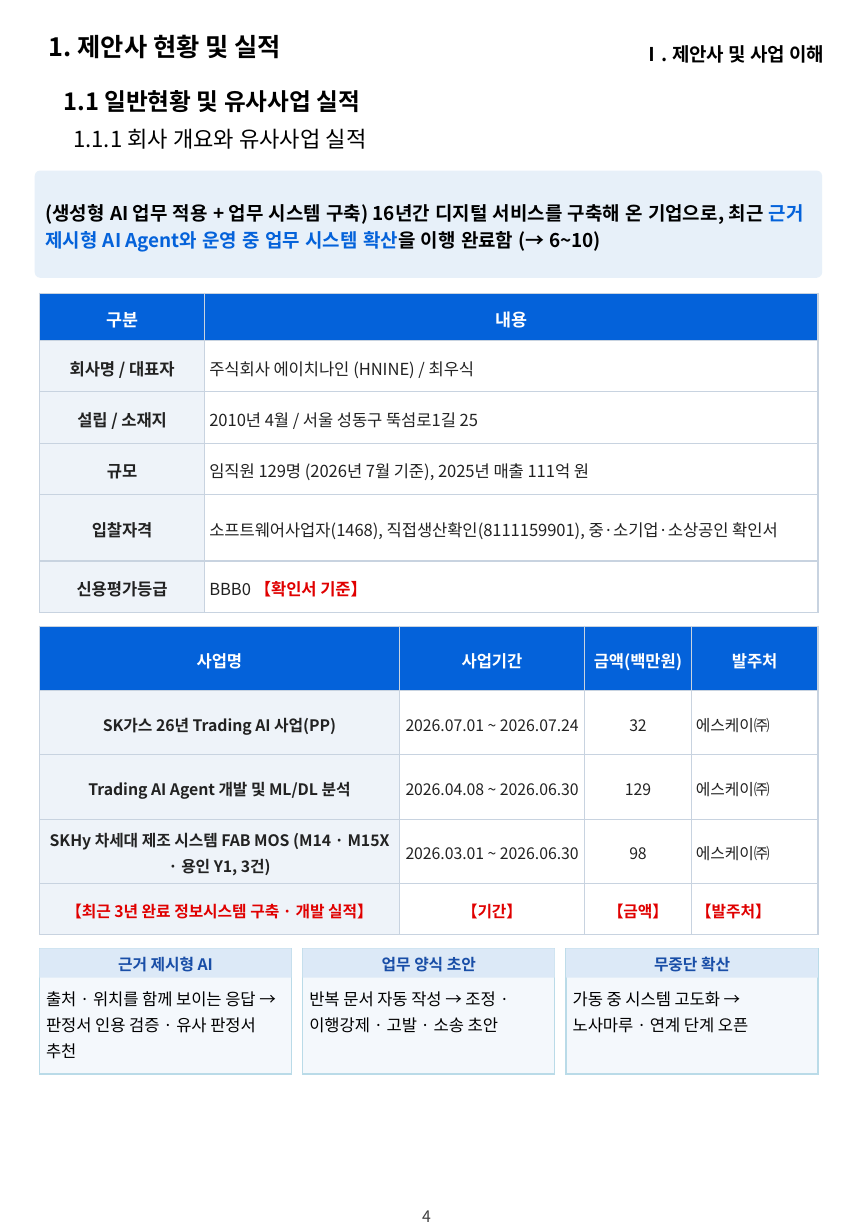
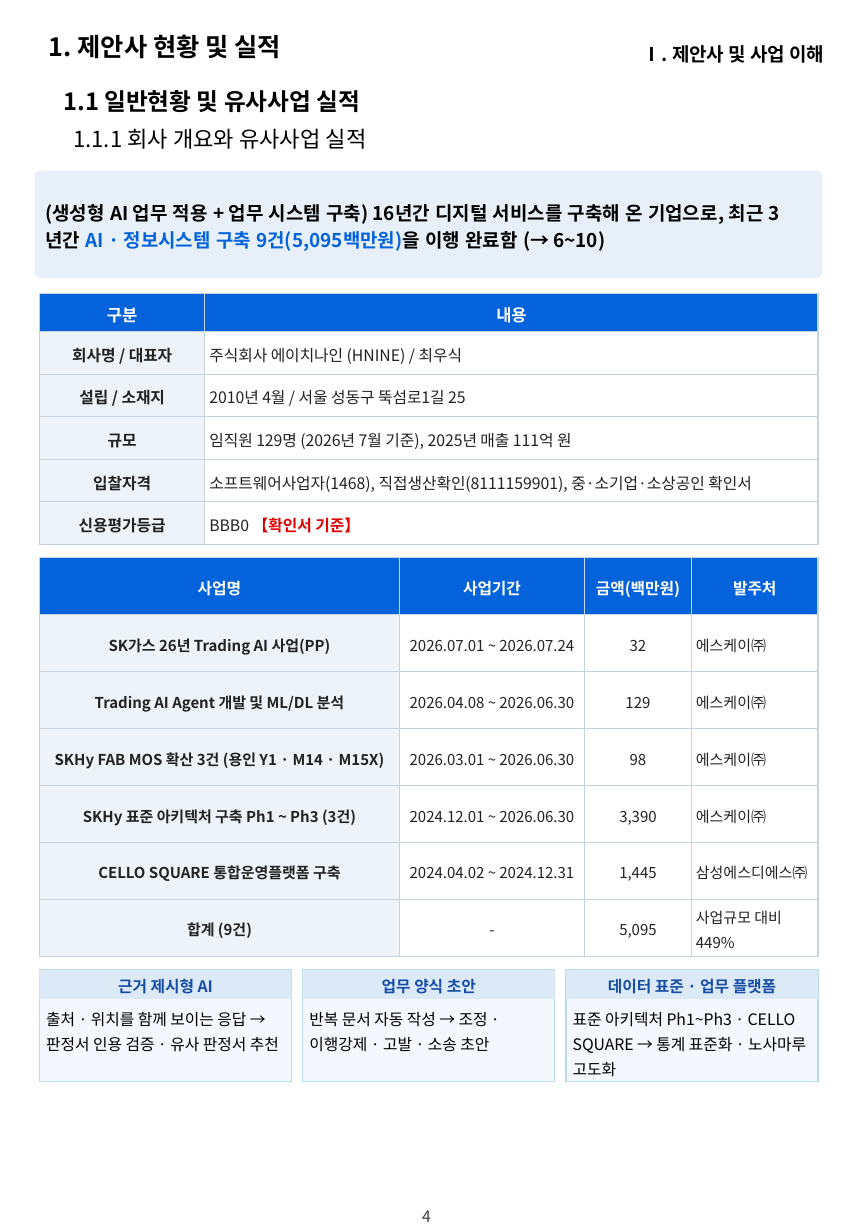
Before and after one commit to hwangsteeve-tech/hbjw, a slide deck: slide 4 of proposals/2026-11_nlrc-ai-labor-commission/nlrc_제안요약서.pptx. Drawn at 853x1232 pixels with LibreOffice and Linux fonts; fonts in the diff are those of the drawing; background and template pictures are left out. Boxes give left, top, right and bottom in pixels: in the first picture for what was removed or moved away, otherwise in the second. Text is boxed around its words. In the diff, an @@ line names an element or a change of style, - is before the commit and + after.

```diff
--- a/proposals/2026-11_nlrc-ai-labor-commission/nlrc_제안요약서.pptx
+++ b/proposals/2026-11_nlrc-ai-labor-commission/nlrc_제안요약서.pptx
@@ text in rounded rectangle at bbox=[45, 204, 764, 251]: text changed @@
-(생성형 AI 업무 적용 + 업무 시스템 구축) 16년간 디지털 서비스를 구축해 온 기업으로, 최근 근거 제시형 AI Agent와 운영 중 업무 시스템 확산을 이행 완료함 (→ 6~10)
+(생성형 AI 업무 적용 + 업무 시스템 구축) 16년간 디지털 서비스를 구축해 온 기업으로, 최근 3년간 AI · 정보시스템 구축 9건(5,095백만원)을 이행 완료함 (→ 6~10)
@@ table at bbox=[40, 293, 818, 545] @@
@@ size 11 to 10.5 pt in "구분", "내용" @@
@@ size 10.5 to 10 pt @@
@@ table at bbox=[40, 558, 819, 958] @@
-row 4: SKHy 차세대 제조 시스템 FAB MOS (M14 · M15X · 용인 Y1, 3건) | 2026.03.01 ~ 2026.06.30 | 98 | 에스케이㈜
-row 5: 【최근 3년 완료 정보시스템 구축 · 개발 실적】 | 【기간】 | 【금액】 | 【발주처】
+row 4: SKHy FAB MOS 확산 3건 (용인 Y1 · M14 · M15X) | 2026.03.01 ~ 2026.06.30 | 98 | 에스케이㈜
+row 5: SKHy 표준 아키텍처 구축 Ph1 ~ Ph3 (3건) | 2024.12.01 ~ 2026.06.30 | 3,390 | 에스케이㈜
+row 6: CELLO SQUARE 통합운영플랫폼 구축 | 2024.04.02 ~ 2024.12.31 | 1,445 | 삼성에스디에스㈜
+row 7: 합계 (9건) | - | 5,095 | 사업규모 대비 449%
@@ table: place and size @@
-table at bbox=[40, 627, 819, 936]
+table at bbox=[40, 558, 819, 958]
@@ rectangle: place and size @@
-rectangle at bbox=[40, 949, 292, 1074]
+rectangle at bbox=[40, 970, 292, 1082]
@@ rectangle: place and size @@
-rectangle at bbox=[303, 949, 555, 1074]
+rectangle at bbox=[303, 970, 555, 1082]
@@ 3 rectangles: place and size @@
-3 rectangles at bbox=[40, 949, 819, 978]
+3 rectangles at bbox=[40, 970, 819, 1000]
@@ rectangle: place and size @@
-rectangle at bbox=[566, 949, 819, 1074]
+rectangle at bbox=[566, 970, 819, 1082]
@@ text in rectangle at bbox=[608, 978, 776, 994]: text changed @@
-무중단 확산
+데이터 표준 · 업무 플랫폼
@@ text "출처 · 위치를 함께 보이는 ...": place and size @@
-text "출처 · 위치를 함께 보이는 ..." at bbox=[46, 991, 256, 1059]
+text "출처 · 위치를 함께 보이는 ..." at bbox=[46, 1012, 279, 1052]
@@ text "출처 · 위치를 함께 보이는 ..." at bbox=[46, 1012, 279, 1052]: size 10.5 to 10 pt @@
@@ text "반복 문서 자동 작성 → ..." at bbox=[309, 1012, 489, 1052]: size 10.5 to 10 pt @@
@@ text "반복 문서 자동 작성 → ...": place and size @@
-text "반복 문서 자동 작성 → ..." at bbox=[309, 991, 498, 1033]
+text "반복 문서 자동 작성 → ..." at bbox=[309, 1012, 489, 1052]
@@ text at bbox=[573, 1012, 806, 1077]: text changed; size 10.5 to 10 pt @@
-가동 중 시스템 고도화 → 노사마루 · 연계 단계 오픈
+표준 아키텍처 Ph1~Ph3 · CELLO SQUARE → 통계 표준화 · 노사마루 고도화
```
Also in this commit, not shown: 10 other files.
